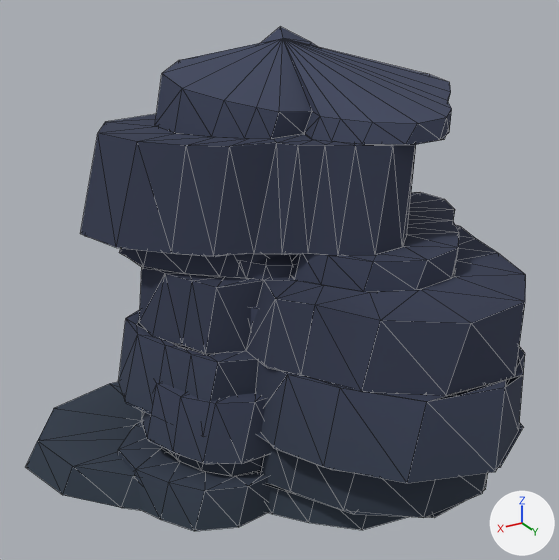
Before and after pictures for a commit that changed the Blender file source_assets/blender/environment/SM_OverlookCrags.blend.
One viewpoint serves both versions: a 50 mm lens placed at (6.13, 10.14, 8.48), pointed at (0.2, 0.25, 3.54). The axes (+X, +Y, +Z) are drawn at lower right. The lights are the same throughout. The older version comes first. Mesh edges are drawn as thin lines.

The first picture shows 'SM_Overlook_Crest', 'SM_Overlook_Spur'.
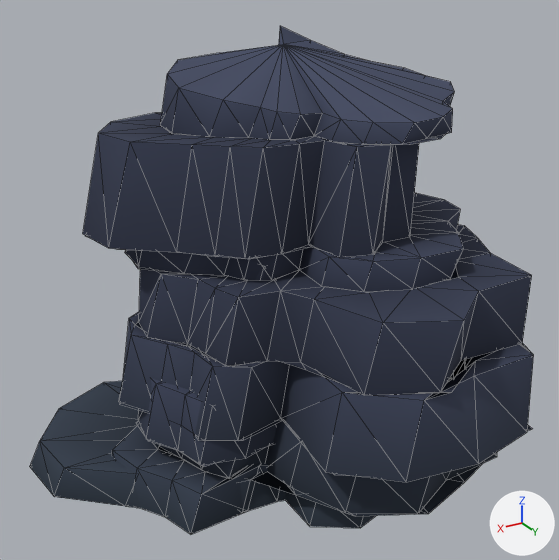
Changed parts and their boxes (x1, y1, x2, y2) in the pictures (559 x 560 px; the box of a moved part takes in the faces that stretch with it):
'SM_Overlook_Crest', reshaped
    before: (26, 27, 526, 530)
    after: (30, 26, 534, 528)
'SM_Overlook_Spur', reshaped
    before: (118, 255, 381, 531)
    after: (112, 251, 376, 534)
part 1 of me_sm_overlook_crest, moved or reshaped
    before: (86, 39, 525, 491)
    after: (86, 45, 533, 486)
part 2 of me_sm_overlook_crest, recoloured
    before: (26, 27, 526, 530)
    after: (30, 26, 534, 528)

The edits, one by one:
me_sm_overlook_crest is used by ob_sm_overlook_crest; location (0.0, 0.0, 0.0).
me_sm_overlook_crest had 506 vertices, 720 faces and spanned x -3.94..4.15, y -3.04..3.75, z 0.0..7.13.
me_sm_overlook_crest now has 506 vertices, 720 faces and spans x -4.04..4.09, y -3.12..3.48, z 0.0..7.14.
me_sm_overlook_crest part 1: 491 of 506 vertices moved; they spanned x -3.94..4.15, y -3.04..3.75, z 0.0..7.13 and now span x -4.04..4.09, y -3.12..3.48, z 0.0..7.14; mean shift (-0.02, -0.03, 0.0); largest move (-1.99, -0.91, 0.0) -> (-2.84, -1.31, 0.0).
me_sm_overlook_crest part 2: 583 kept faces spanning x -4.04..4.09, y -3.12..3.48, z 0.0..7.14 get new vertex colours.
me_sm_overlook_spur is used by ob_sm_overlook_spur; location (0.0, 0.0, 0.0).
me_sm_overlook_spur had 434 vertices, 624 faces and spanned x -2.61..2.93, y -2.05..1.76, z 0.0..4.51.
me_sm_overlook_spur now has 434 vertices, 624 faces and spans x -2.65..2.97, y -1.95..1.81, z 0.0..4.52.
me_sm_overlook_spur part 3: 412 of 434 vertices moved; they spanned x -2.61..2.93, y -2.05..1.76, z 0.0..4.51 and now span x -2.65..2.97, y -1.95..1.81, z 0.0..4.52; mean shift (-0.03, 0.0, 0.0); largest move (0.96, 1.09, 0.66) -> (0.54, 0.64, 0.66).
